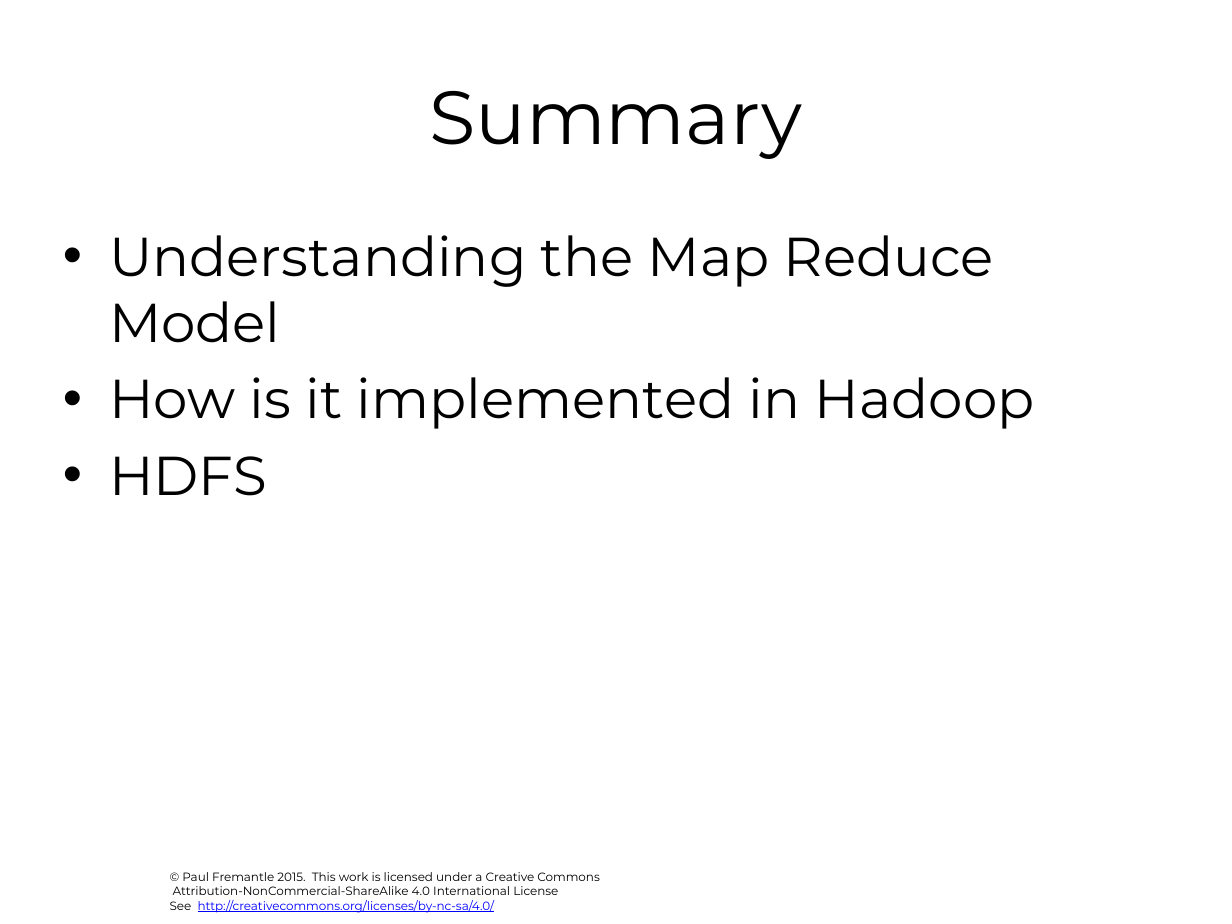
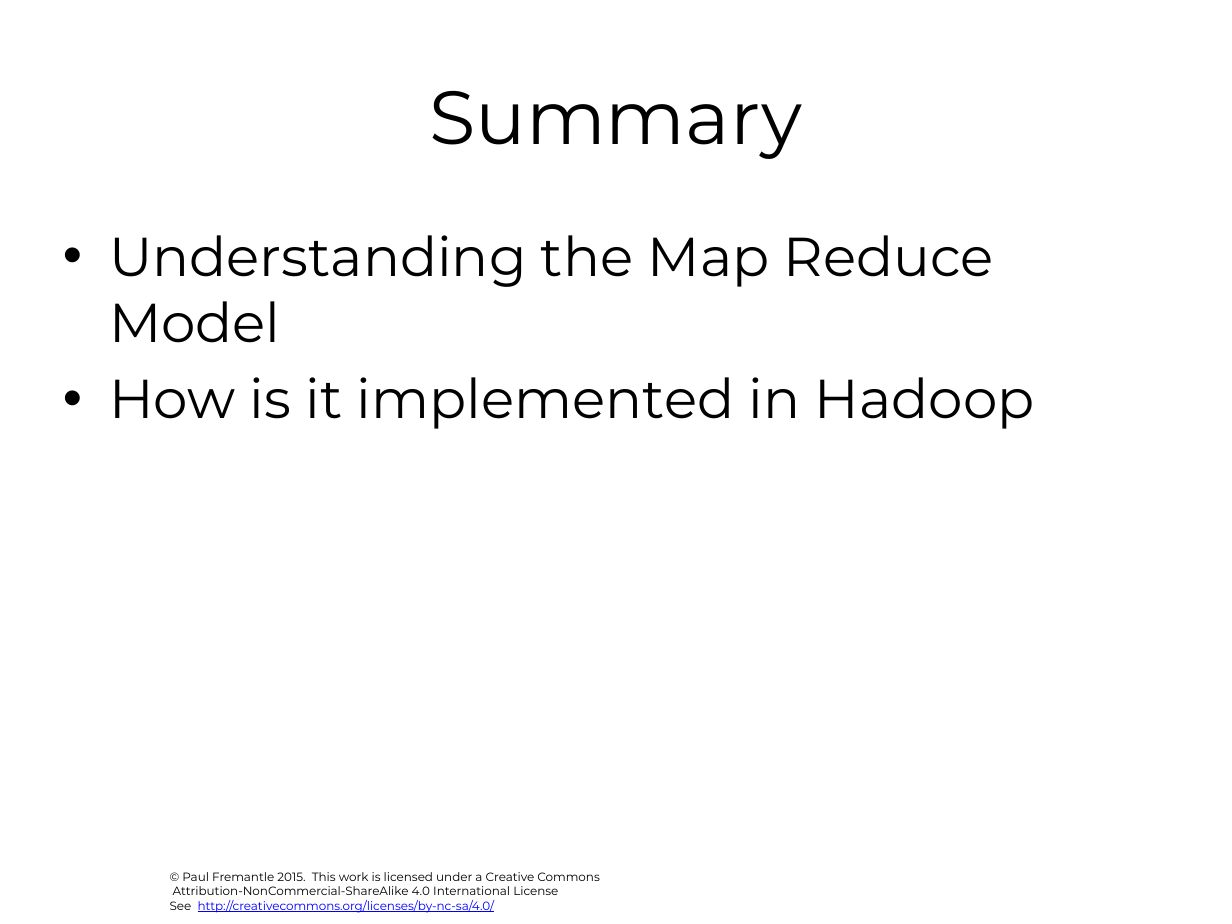
Before and after one commit to julieweeds/BigData, a slide deck: slide 26 of pres-source/02-map-reduce.pptx. Drawn at 1232x924 pixels with LibreOffice and Linux fonts; fonts in the diff are those of the drawing; background and template pictures are left out. Boxes give left, top, right and bottom in pixels: in the first picture for what was removed or moved away, otherwise in the second. Text is boxed around its words. In the diff, an @@ line names an element or a change of style, - is before the commit and + after.

```diff
--- a/pres-source/02-map-reduce.pptx
+++ b/pres-source/02-map-reduce.pptx
@@ text at (109,456,267,496): paragraph removed @@
-• HDFS
```
Also in this commit, not shown: 8 other files.
